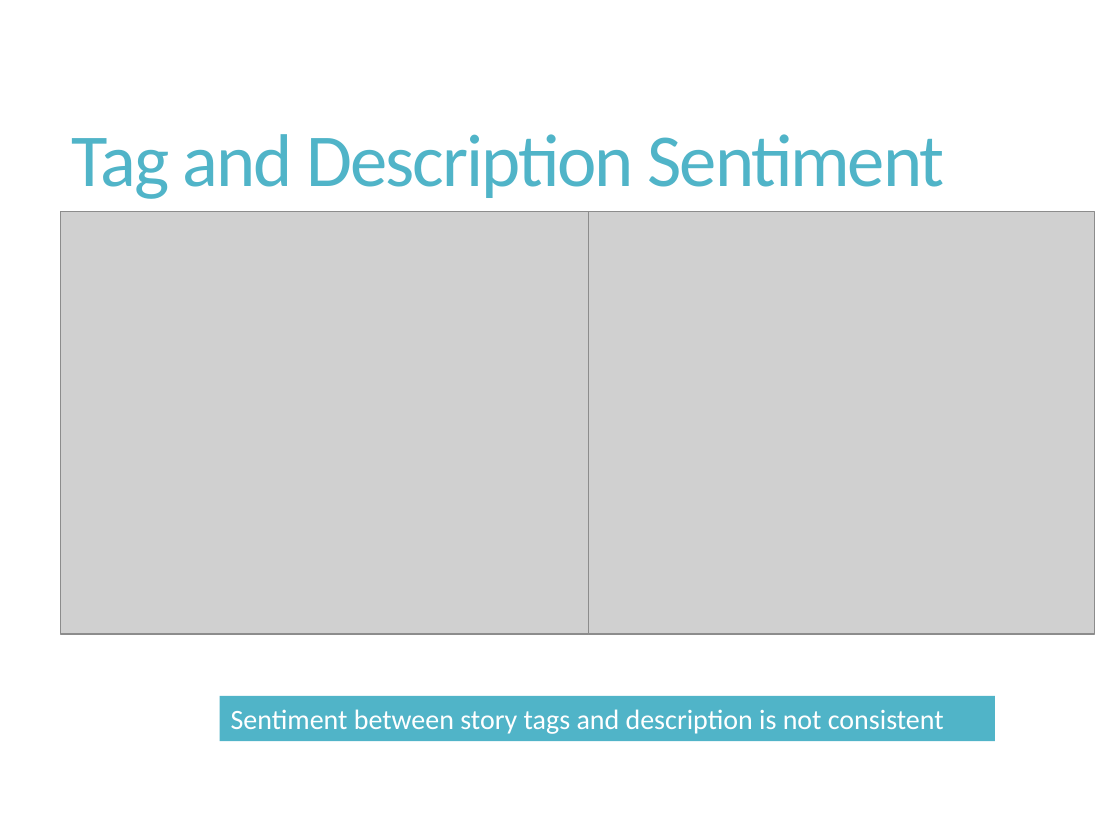
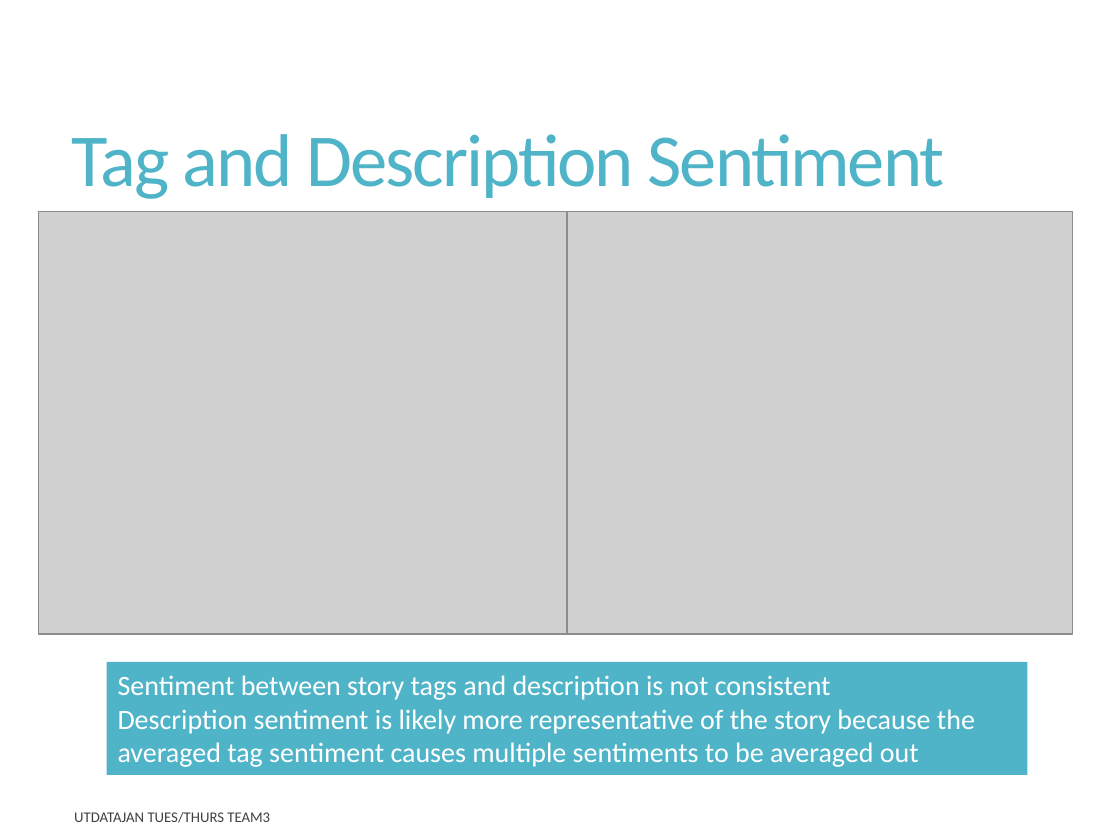
Before and after one commit to rupalimayekar/ProjectWattpad, a slide deck: slide 8 of WattpadPrez.pptx (slide 7 before the commit). Drawn at 1120x840 pixels with LibreOffice and Linux fonts; fonts in the diff are those of the drawing; grey boxes stand for pictures. Boxes give left, top, right and bottom in pixels: in the first picture for what was removed or moved away, otherwise in the second. Text is boxed around its words. In the diff, an @@ line names an element or a change of style, - is before the commit and + after.

```diff
--- a/WattpadPrez.pptx
+++ b/WattpadPrez.pptx
@@ picture: place and size @@
-picture at (60, 212, 589, 634)
+picture at (38, 212, 567, 634)
@@ picture: place and size @@
-picture at (589, 212, 1094, 634)
+picture at (567, 212, 1072, 634)
@@ rectangle "Sentiment between story tags and ...": place and size @@
-rectangle "Sentiment between story tags and ..." at (220, 696, 995, 740)
+rectangle "Sentiment between story tags and ..." at (106, 662, 1027, 775)
@@ text in rectangle at (118, 709, 975, 767): paragraph added @@
+Description sentiment is likely more representative of the story because the averaged tag sentiment causes multiple sentiments to be averaged out
@@ text added at (74, 812, 270, 823), 9.5 pt, text #000000 at 75% opacity @@
+UTDATAJAN TUES/THURS TEAM3
```
Also in this commit, not shown: 7 other slides changed, 2 slides added, 2 slides removed, 9 other files.
